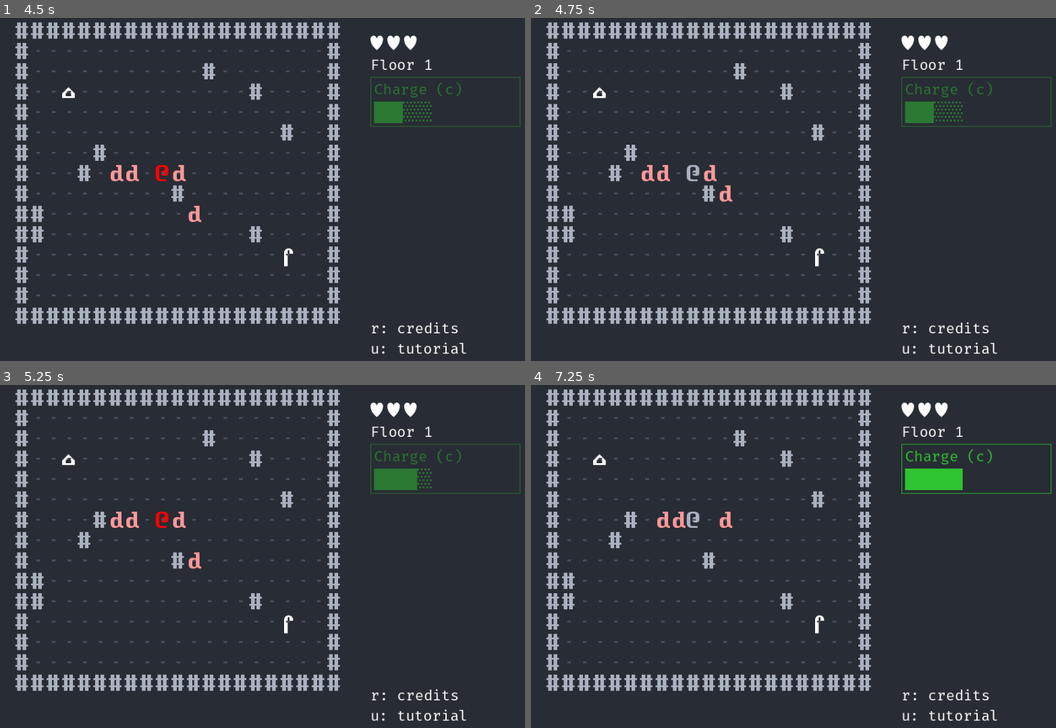
Above: before the commit, frames 1-4 (two rows, left to right).
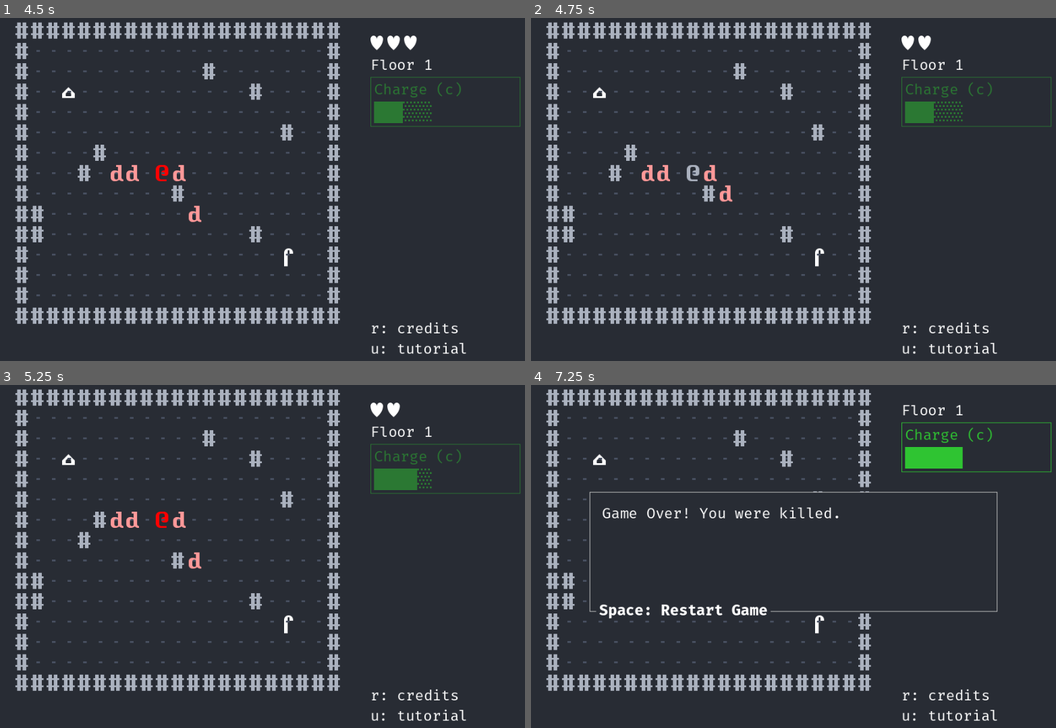
Above: after the commit, the same moments.

Repository: dave470003/froxis
Game: Godot game, scene res://scene/main/MainScene.tscn
Two runs of this game, one before a commit and one after it. Both use one fixed random seed, a clock stepped at 60 frames per second and the inputs below.
Inputs:
- Up to frame 1 (4.5 s): tap Space (init_game) at 0.5, 0.6, 1.25, 2.75, 4.25 s; hold Up (move_up) 0.53-2.03 s; tap C at 1.35 s; tap Enter at 2, 3.5 s; hold Left (move_left) 2.03-3.53 s; tap I at 2.1 s; tap N at 2.85 s; hold Down (move_down) 3.53-4.28 s; tap P at 3.6 s; hold Right (move_right) from 4.28 s (still down); tap T at 4.35 s
- Up to frame 2 (4.75 s): keep holding Right (move_right)
- Up to frame 3 (5.25 s): release Right (move_right) at 5.03 s; hold Up (move_up) from 5.03 s (still down); tap L at 5.1 s
- Up to frame 4 (7.25 s): release Up (move_up) at 5.78 s; hold Right (move_right) from 5.78 s (still down); tap 1 at 5.85 s; tap 2 at 6.6 s

Frame 1 is identical in both runs. In frame 2, less than 0.1% of the frame differs, in the area x 76-80%, y 5-10%; in frame 3, less than 0.1%; in frame 4, 5.5%, in the area x 11-100%, y 5-69%.

Commit message:
More bugfixes

Diff:
--- a/library/Skill.gd
+++ b/library/Skill.gd
@@ -82,6 +82,8 @@
 	if current_sprite.is_in_group(_new_GroupName.PC):
 		if _do_not_reset_cooldown_this_turn:
 			_do_not_reset_cooldown_this_turn = false
+			if _is_skill_primed:
+				_unprime_skill()
 			return
 		if _is_skill_primed:
 			_unprime_skill()
--- a/library/Skills.gd
+++ b/library/Skills.gd
@@ -37,6 +37,7 @@
 		"description": "Add one health.",
 		"dependency": null,
 		"implemented": true,
+		"repeatable": true
 	},
 	SKILL_GET_AMULET: {
 		"id": 3,
--- a/scene/main/EnemyAI.gd
+++ b/scene/main/EnemyAI.gd
@@ -44,6 +44,7 @@
 			if _pc_is_close(_pc, current_sprite):
 				await _animate_enemy_attack(_pc, current_sprite)
 				display_message.emit("{0} deals you damage!".format([current_sprite._name]))
+				enemy_attack.emit(1)
 
 	_ref_Schedule.end_turn()
 
@@ -109,6 +110,9 @@
 	for a in range(x - radius, x + radius + 1):
 		for b in range(y - radius, y + radius + 1):
 			var sprite = _ref_DungeonBoard.get_sprite(_new_GroupName.ENEMY, a, b)
+			if sprite == null:
+				continue
+			await _animate_sprite_injury(sprite)
 			sprite.remove_health(1)
 			display_message.emit("The trap deals damage to {0}".format([sprite._name]))
 			if sprite._health <= 0:
@@ -116,3 +120,9 @@
 				for i in range(0, groups.size()):
 					await _ref_RemoveObject.remove(groups[i], a, b)
 	await _ref_RemoveObject.remove(_new_GroupName.TRAP, x, y)
+
+func _animate_sprite_injury(sprite: Sprite2D):
+	var tween = sprite.create_tween()
+	tween.tween_property(sprite, "modulate", Color.RED, 0.2)
+	tween.tween_property(sprite, "modulate", Color(_new_Colours.LIGHT_GREY), 0.2)
+	await tween.finished
--- a/scene/main/MainScene.gd
+++ b/scene/main/MainScene.gd
@@ -32,12 +32,12 @@
 	[
 		"turn_started", "_on_Schedule_turn_started",
 		SCHEDULE,
-		PC_MOVE, NPC, SIDEBAR
+		PC_MOVE, NPC, SIDEBAR, MODELINE
 	],
 	[
 		"turn_ended", "_on_Schedule_turn_ended",
 		SCHEDULE,
-		MODELINE, CHARGE_SKILL, TRAP_SKILL, INVISIBILITY_SKILL, SHURIKEN_SKILL, TELEPORT_SKILL
+		CHARGE_SKILL, TRAP_SKILL, INVISIBILITY_SKILL, SHURIKEN_SKILL, TELEPORT_SKILL
 	],
 	[
 		"enemy_warned", "_on_EnemyAI_enemy_warned",
@@ -182,6 +182,11 @@
 	[
 		"display_message", "_on_PCAttack_display_message",
 		PC_ATTACK,
+		MODELINE
+	],
+	[
+		"display_message", "_on_EnemyAI_display_message",
+		NPC,
 		MODELINE
 	],
 ]
@@ -332,6 +337,7 @@
 	get_node(TRAP_SKILL).reset()
 	get_node(SHURIKEN_SKILL).reset()
 	get_node(TELEPORT_SKILL).reset()
+	_ref_Shop.reset()
 
 func _unhandled_input(event: InputEvent) -> void:
 	if event is InputEventKey and event.keycode == KEY_R and event.is_pressed() and !event.is_echo():
--- a/scene/main/Modeline.gd
+++ b/scene/main/Modeline.gd
@@ -11,15 +11,12 @@
 func _process(delta):
 	pass
 
-func _on_Schedule_turn_ended(current_sprite: Sprite2D) -> void:
+func _on_Schedule_turn_started(current_sprite: Sprite2D) -> void:
 	if current_sprite.is_in_group(_new_GroupName.PC):
 		text = ""
 
 func _on_EnemyAI_enemy_warned(message: String) -> void:
 	text = message
-
-func _on_EnemyAI_enemy_attack(damage: int) -> void:
-	text = "Enemy attacks for {0}".format([damage])
 
 func _on_PCMove_pc_moved(message: String) -> void:
 	text = message
@@ -35,3 +32,6 @@
 
 func _on_PCAttack_display_message(message: String) -> void:
 	text = message
+
+func _on_EnemyAI_display_message(message: String) -> void:
+	text = message
--- a/scene/main/PCMove.gd
+++ b/scene/main/PCMove.gd
@@ -215,21 +215,21 @@
 	if _ref_Shop.has_skill(_new_Skills.SKILL_ATTACK_3):
 		damage = 2
 		# after moving PC tries to attack dwarves in range in circular arc
-	display_message.emit("Sword sweep after move!")
 	for a in range(x - slash_radius, x + slash_radius + 1):
 		for b in range(y - slash_radius, y + slash_radius + 1):
 			if _ref_DungeonBoard.has_sprite(_new_GroupName.ENEMY, a, b):
 				if (abs(x - a) + abs(y - b)) <= slash_radius:
+					display_message.emit("Sword sweep after move!")
 					await get_node(PC_ATTACK).attack(_new_GroupName.ENEMY, a, b, damage)
 
 	if _is_charge_primed and _ref_Shop.has_skill(_new_Skills.SKILL_CHARGE_1):
 		var stomp_radius = 2
 		if _ref_Shop.has_skill(_new_Skills.SKILL_CHARGE_4):
 			stomp_radius = 3
-		display_message.emit("Stomp attack after charge!")
 		for a in range(x - stomp_radius, x + stomp_radius + 1):
 			for b in range(y - stomp_radius, y + stomp_radius + 1):
 				if _ref_DungeonBoard.has_sprite(_new_GroupName.ENEMY, a, b):
+					display_message.emit("Stomp attack after charge!")
 					await get_node(PC_ATTACK).attack(_new_GroupName.ENEMY, a, b)
 
 	if _is_shuriken_primed:
@@ -248,7 +248,7 @@
 				# bounce once
 				if _ref_Shop.has_skill(_new_Skills.SKILL_SHURIKEN_5):
 					var enemy2 = _ref_DungeonBoard._get_closest_enemy_in_range(enemyPos[0], enemyPos[1], range)
-					if enemy is Sprite2D:
+					if enemy2 is Sprite2D:
 						var enemy2Pos = _new_ConvertCoord.vector_to_array(enemy.position)
 						await get_node(PC_ATTACK).attack(_new_GroupName.ENEMY, enemy2Pos[0], enemy2Pos[1])
 						pc_moved.emit("Shuriken bounced to " + enemy2._name)
@@ -290,9 +290,10 @@
 			for b in range(y - 2, y + 3):
 				var damage = 1
 				var enemy = _ref_DungeonBoard.get_sprite(_new_GroupName.ENEMY, a, b)
-				if _ref_Shop.has_skill(_new_Skills.SKILL_TELEPORT_5) and !enemy.is_in_group(_new_GroupName.DEMON):
-					damage = 999
-				await get_node(PC_ATTACK).attack(_new_GroupName.ENEMY, a, b, damage)
+				if enemy != null:
+					if _ref_Shop.has_skill(_new_Skills.SKILL_TELEPORT_5) and !enemy.is_in_group(_new_GroupName.DEMON):
+						damage = 999
+					await get_node(PC_ATTACK).attack(_new_GroupName.ENEMY, a, b, damage)
 
 	if _did_kill and _ref_Shop.has_skill(_new_Skills.SKILL_TELEPORT_3):
 		teleport_kill.emit()
--- a/scene/main/Schedule.gd
+++ b/scene/main/Schedule.gd
@@ -48,10 +48,9 @@
 
 	_actors.erase(remove_sprite)
 
-	if current_sprite != null and current_sprite != remove_sprite:
-		_pointer = _actors.find(current_sprite)
-	else:
-		return
+	_pointer = _actors.find(current_sprite)
+	if _pointer == null:
+		_goto_next()
 
 func get_pc():
 	return _actors[0]
--- a/scene/main/Shop.gd
+++ b/scene/main/Shop.gd
@@ -23,6 +23,11 @@
 func reset():
 	_bought_skills_ids = []
 	_is_open = true
+
+	# for debugging only
+	# for i in range(0, _new_Skills.SKILL_DICT.keys().size()):
+	# 	purchase_skill(_new_Skills.SKILL_DICT.keys()[i])
+
 	_update_available_skills()
 
 func purchase_skill(skill_name: String):
@@ -40,7 +45,9 @@
 	var skill
 	for i in range(0, _new_Skills.SKILL_DICT.values().size()):
 		skill = _new_Skills.SKILL_DICT.values()[i]
-		if _bought_skills_ids.has(skill.id):
+		if (!skill.has("implemented") or skill.implemented != true):
+			continue
+		if _bought_skills_ids.has(skill.id) and (!skill.has("repeatable") or skill.repeatable != true):
 			continue
 		if skill.dependency == null:
 			local_available_skills.append(skill)
